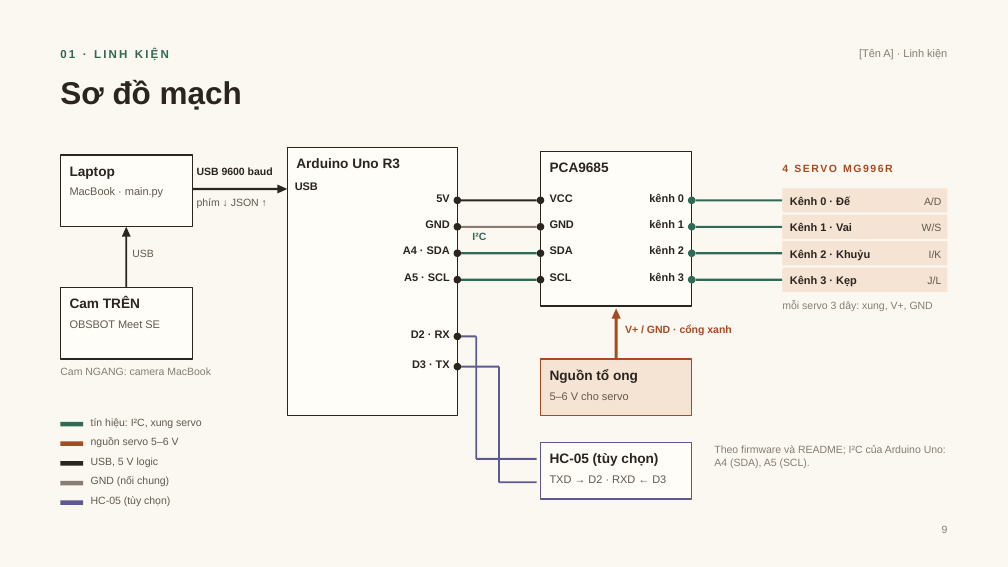
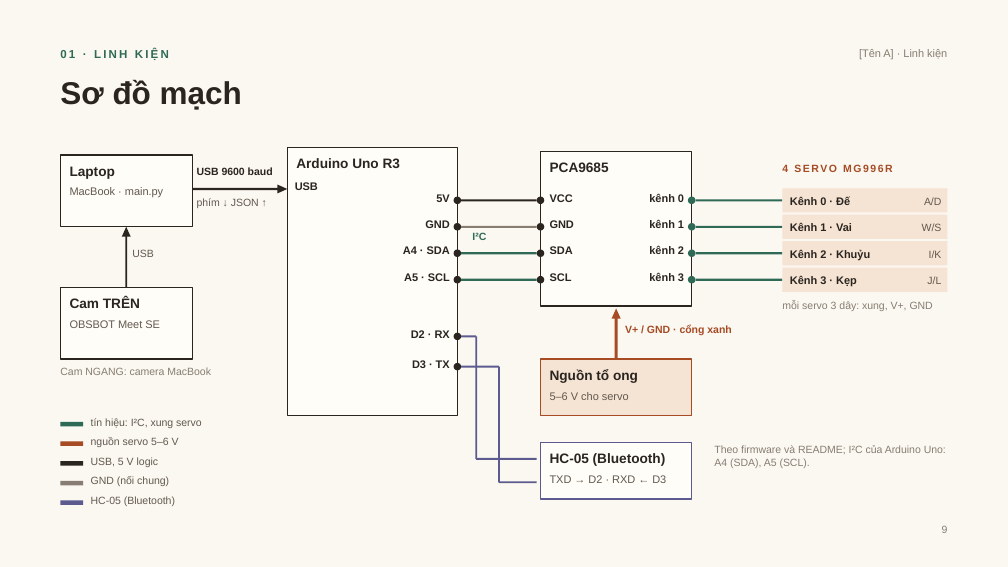
Before and after one commit to DuongNAD/Project_IoT, a slide deck: slide 9 of slides/Project_IoT_ThuyetTrinh.pptx. Drawn at 1008x567 pixels with LibreOffice and Linux fonts; fonts in the diff are those of the drawing. Boxes give left, top, right and bottom in pixels: in the first picture for what was removed or moved away, otherwise in the second. Text is boxed around its words. In the diff, an @@ line names an element or a change of style, - is before the commit and + after.

```diff
--- a/slides/Project_IoT_ThuyetTrinh.pptx
+++ b/slides/Project_IoT_ThuyetTrinh.pptx
@@ text at [550,453,666,466]: text changed @@
-HC-05 (tùy chọn)
+HC-05 (Bluetooth)
@@ text at [91,496,175,506]: text changed @@
-HC-05 (tùy chọn)
+HC-05 (Bluetooth)
```
Also in this commit, not shown: 13 other slides changed, 1 slide added, 26 other files.
